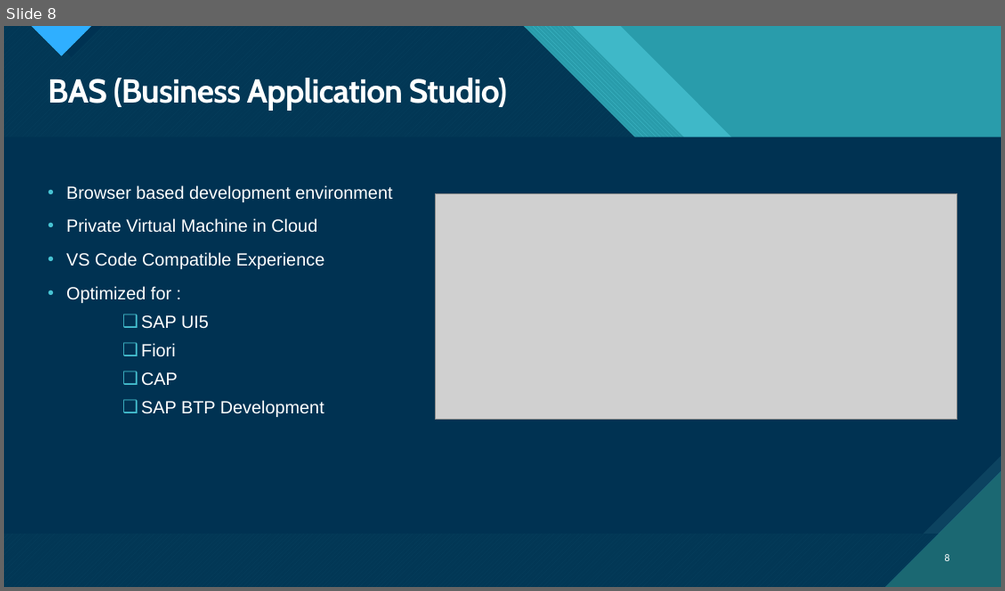
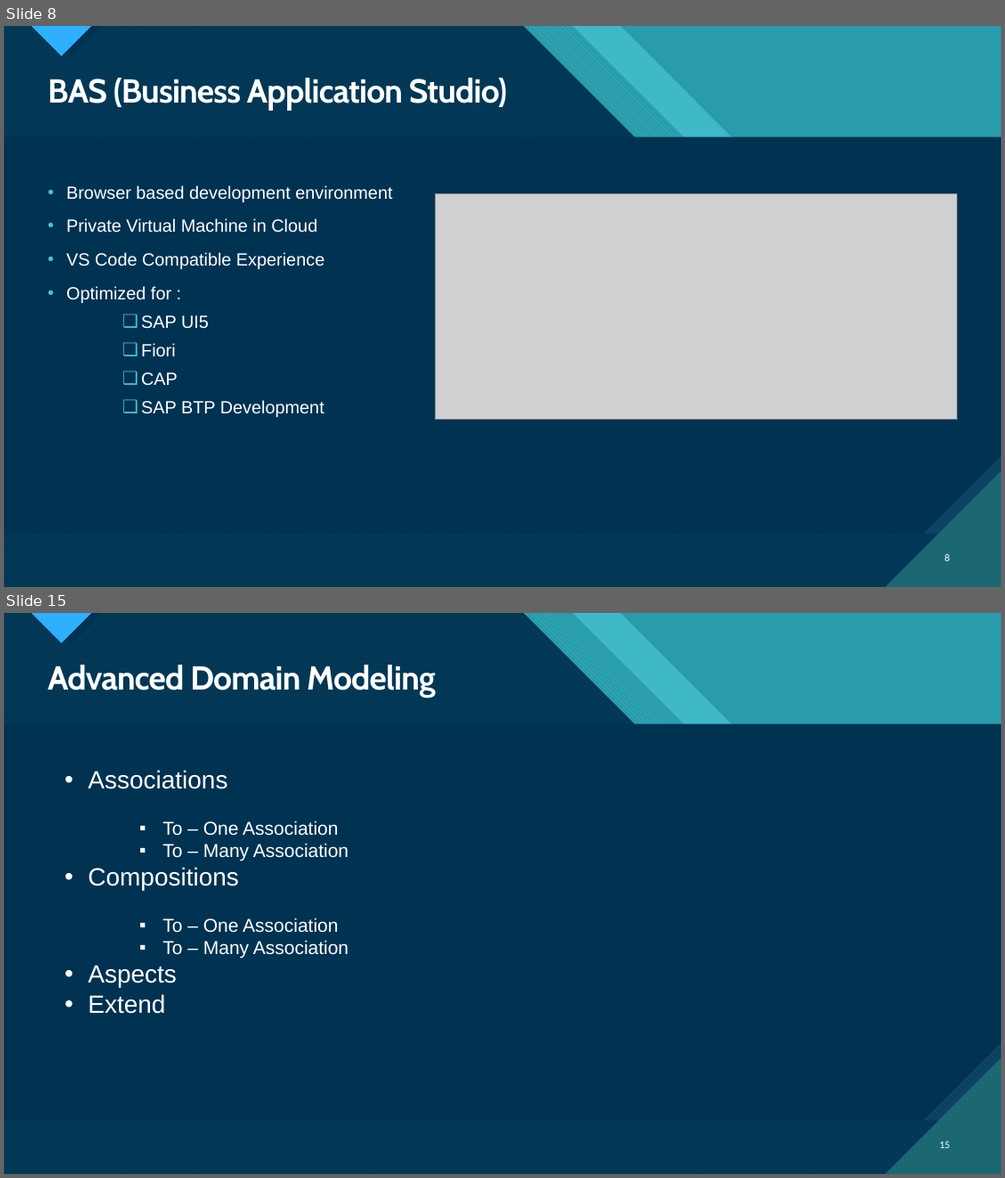
Before and after one commit to Swapnil-Garg16/test, a slide deck: SAP CAPM Overview.pptx. Shown one above the other, each under a label of ours: slide 8 before the commit, slides 8 and 15 after it; the slides between them are not shown. The pictures are 1005x591 and 1005x1178 pixels, drawn with LibreOffice and Linux fonts; fonts in the diff are those of the drawing; grey boxes stand for pictures. Boxes give left, top, right and bottom in pixels: in the first picture for what was removed or moved away, otherwise in the second. Text is boxed around its words. In the diff, an @@ line names an element or a change of style, - is before the commit and + after.

```diff
--- a/SAP CAPM Overview.pptx
+++ b/SAP CAPM Overview.pptx
@@ slide 15 added at box(4, 613, 1001, 1174), background #47C3D3; not listed: 18 template elements that a slide beside it also shows @@
@@ title added at box(48, 665, 436, 697), 32 pt, text #FFFFFF, bold @@
+Advanced Domain Modeling
@@ text added at box(88, 770, 348, 1013), 18 pt, text #FFFFFF @@
+• Associations
+    ▪ To – One Association
+    ▪ To – Many Association
+• Compositions
+    ▪ To – One Association
+    ▪ To – Many Association
+• Aspects
+• Extend
@@ page number added at box(939, 1141, 950, 1148), 10 pt, text #FFFFFF @@
+15
```
Also in this commit, not shown: 1 slide changed, 5 other slides added.
